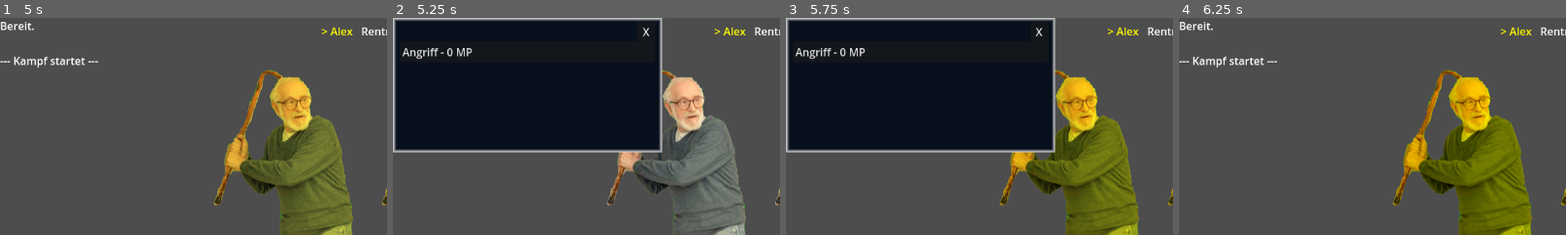
Above: before the commit, frames 1-4 (left to right).
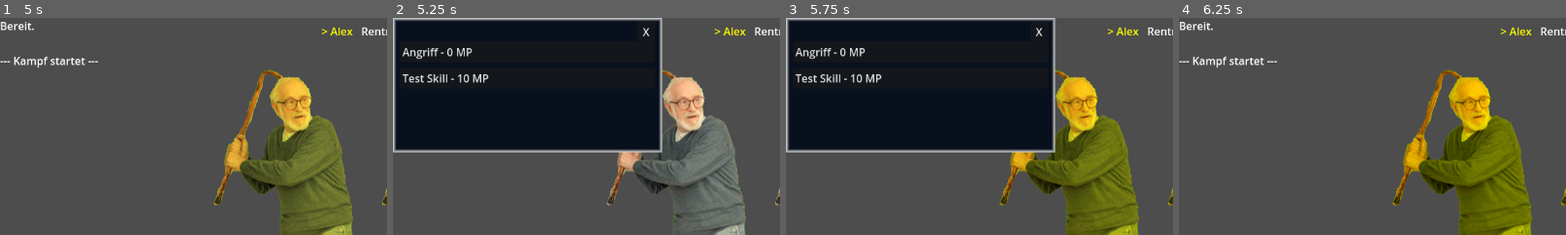
Above: after the commit, the same moments.

Repository: Marv0407/kotstulle-game
Game: Godot game, scene res://scenes/control.tscn
The game is run twice, just before and just after one commit, with the same random seed, the same clock (stepped at 60 frames per second) and the same inputs.
Inputs (mouse positions are % of the whole screen's width and height, from its top left):
- Up to frame 1 (5 s): click "Start New Game" at 0.5 s; click (12, 7) at 1.27 s; type "Alex" at 1.35 s; click "Starten" at 2 s; click "Start Battle" at 2.75 s; click (37, 37) at 3.52 s; click "Attack" at 4.25 s
- Up to frame 2 (5.25 s): click "Skills" at 5 s
- Up to frame 3 (5.75 s): no input
- Up to frame 4 (6.25 s): click "Angriff - 0 MP" at 5.75 s
The pictures show only the part of the screen within x 0-50%, y 0-50%; the shares and areas given below are measured in that part.

Frame 1 is identical in both runs. In frame 2, 0.5% of the frame differs, in the area x 2-25%, y 25-30%; in frame 3, 0.5%; in frame 4, nothing differs.

Commit message:
Add AOE skill support and new test skill
Introduced the execute_skill_aoe function to handle area-of-effect skills in battle_manager.gd, including proper damage, status effect application, and turn processing. Updated the skill selection logic to support AOE targeting. Added a new 'feature_tester' skill resource and assigned it to the hero character. Also, status effect resources now include an effect_name property.

Diff:
--- a/ressources/Player Characters/hero.tres
+++ b/ressources/Player Characters/hero.tres
@@ -1,8 +1,9 @@
-[gd_resource type="Resource" script_class="CharData" load_steps=4 format=3 uid="uid://d27kr4qwd3ng"]
+[gd_resource type="Resource" script_class="CharData" load_steps=5 format=3 uid="uid://d27kr4qwd3ng"]
 
 [ext_resource type="Script" uid="uid://b4vfx11poblgj" path="res://scripts/char_data.gd" id="1_x38h4"]
 [ext_resource type="Script" uid="uid://d0ehdwbbf3lbd" path="res://scripts/SkillData.gd" id="2_fpjk5"]
 [ext_resource type="Resource" uid="uid://dgidyqwyuvip7" path="res://ressources/skills/PlayerAttack.tres" id="3_rkocy"]
+[ext_resource type="Resource" uid="uid://b4whja5r01bmo" path="res://ressources/skills/feature_tester.tres" id="4_lodd5"]
 
 [resource]
 script = ExtResource("1_x38h4")
@@ -15,5 +16,5 @@
 luck = 15
 speed = 15
 level = 1
-skills = Array[ExtResource("2_fpjk5")]([ExtResource("3_rkocy")])
+skills = Array[ExtResource("2_fpjk5")]([ExtResource("3_rkocy"), ExtResource("4_lodd5")])
 metadata/_custom_type_script = "uid://b4vfx11poblgj"
--- /dev/null
+++ b/ressources/skills/feature_tester.tres
@@ -0,0 +1,17 @@
+[gd_resource type="Resource" script_class="SkillData" load_steps=4 format=3 uid="uid://b4whja5r01bmo"]
+
+[ext_resource type="Script" uid="uid://d0ehdwbbf3lbd" path="res://scripts/SkillData.gd" id="1_66ae8"]
+[ext_resource type="Resource" uid="uid://l4ns0lici5sr" path="res://ressources/status effects/Verbrennung.tres" id="2_aairr"]
+[ext_resource type="PackedScene" uid="uid://gm8oertihbmx" path="res://scenes/HitEffect.tscn" id="3_ftqjy"]
+
+[resource]
+script = ExtResource("1_66ae8")
+skill_name = "Test Skill"
+description = "macht alles lol"
+mp_cost = 10
+vfx_scene = ExtResource("3_ftqjy")
+base_damage = 1
+hit_count = 3
+delay_between_hits = 0.2
+status_to_apply = ExtResource("2_aairr")
+metadata/_custom_type_script = "uid://d0ehdwbbf3lbd"
--- a/ressources/status effects/Verbrennung.tres
+++ b/ressources/status effects/Verbrennung.tres
@@ -4,6 +4,7 @@
 
 [resource]
 script = ExtResource("1_ehr85")
+effect_name = "Verbrennung"
 base_dot_damage = 10
 scaling_stat = "sp_atk"
 scaling_factor = 0.5
--- a/ressources/status effects/Vermilcht.tres
+++ b/ressources/status effects/Vermilcht.tres
@@ -4,6 +4,7 @@
 
 [resource]
 script = ExtResource("1_eh1cd")
+effect_name = "Vermilcht"
 is_stackable = true
 stack_cap = 3
 base_dot_damage = 5
--- a/scripts/battle_manager.gd
+++ b/scripts/battle_manager.gd
@@ -142,6 +142,26 @@
 	next_turn()
 	process_turn()
 
+func execute_skill_aoe(user: BattleCharacter, skill: SkillData, targets: Array[BattleCharacter]):
+	for i in range(skill.hit_count):
+		for target in targets:
+			if target.is_alive():
+				var damage = calculate_damage(user, target, skill)
+				apply_skill_effects(user, target, damage, skill)
+
+				if i == skill.hit_count - 1:
+					if skill.status_to_apply and randf() * 100 < skill.chance_to_apply:
+						apply_status_effect(user, target, skill.status_to_apply)
+
+		if skill.hit_count > 1:
+			await get_tree().create_timer(skill.delay_between_hits).timeout
+		else:
+			await get_tree().create_timer(0.2).timeout
+
+	await get_tree().create_timer(0.6).timeout
+	next_turn()
+	process_turn()
+
 func calculate_turn_order():
 	turn_order.clear()
 	turn_order.append_array(party)
@@ -338,7 +358,7 @@
 		tween.tween_property(target.battle_node, "modulate", Color.WHITE, 0.1)
 
 		# Partikel & Damage Popup
-		if skill.vfx_scene:
+		if skill != null and skill.vfx_scene:
 			var vfx_instance = skill.vfx_scene.instantiate()
 			get_tree().current_scene.add_child(vfx_instance)
 			vfx_instance.global_position = target.battle_node.global_position
@@ -358,7 +378,11 @@
 
 func _on_skill_chosen(skill: SkillData):
 	skill_menu.hide()
-	start_target_selection(get_current_actor(), skill)
+	if skill.target_selector == "all":
+		var all_enemies = get_alive_enemies()
+		execute_skill_aoe(get_current_actor(), skill, all_enemies)
+	else:
+		start_target_selection(get_current_actor(), skill)
 
 func _on_skill_menu_canceled():
 	skill_menu.hide()
@@ -471,7 +495,7 @@
 	for i in range(actor.active_effects.size() - 1, -1, -1):
 		var effect = actor.active_effects[i]
 
-		if effect.type == "DoT" and effect.damage_per_turn > 0:
+		if effect.type == "DoT" and effect.base_dot_damage > 0:
 			var damage_per_stack = effect.base_dot_damage + (effect.stored_actor_stat * effect.scaling_factor)
 			var total_damage = int(damage_per_stack * effect.current_stacks)
 			apply_skill_effects(null, actor, total_damage, null)
